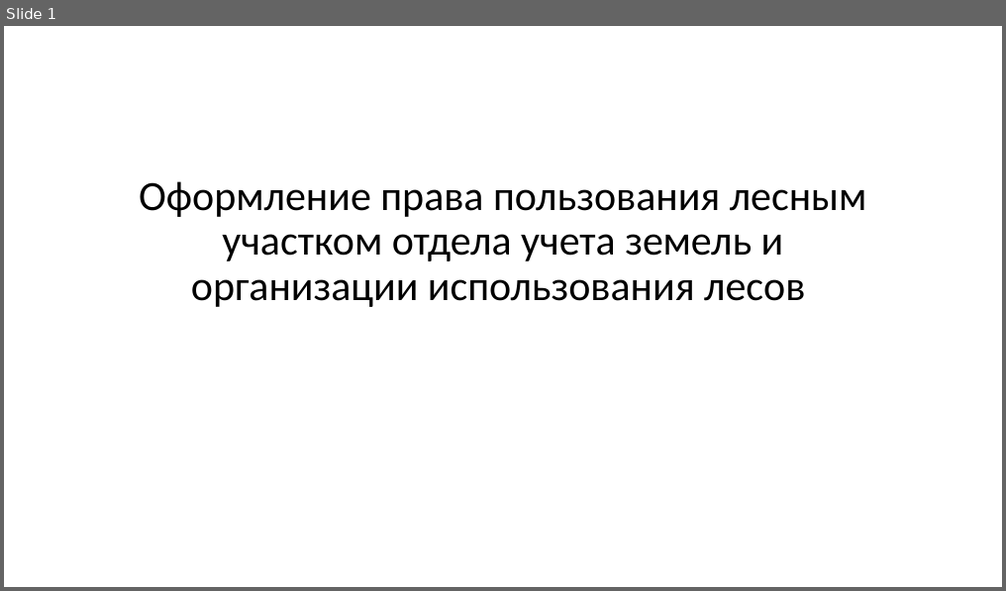
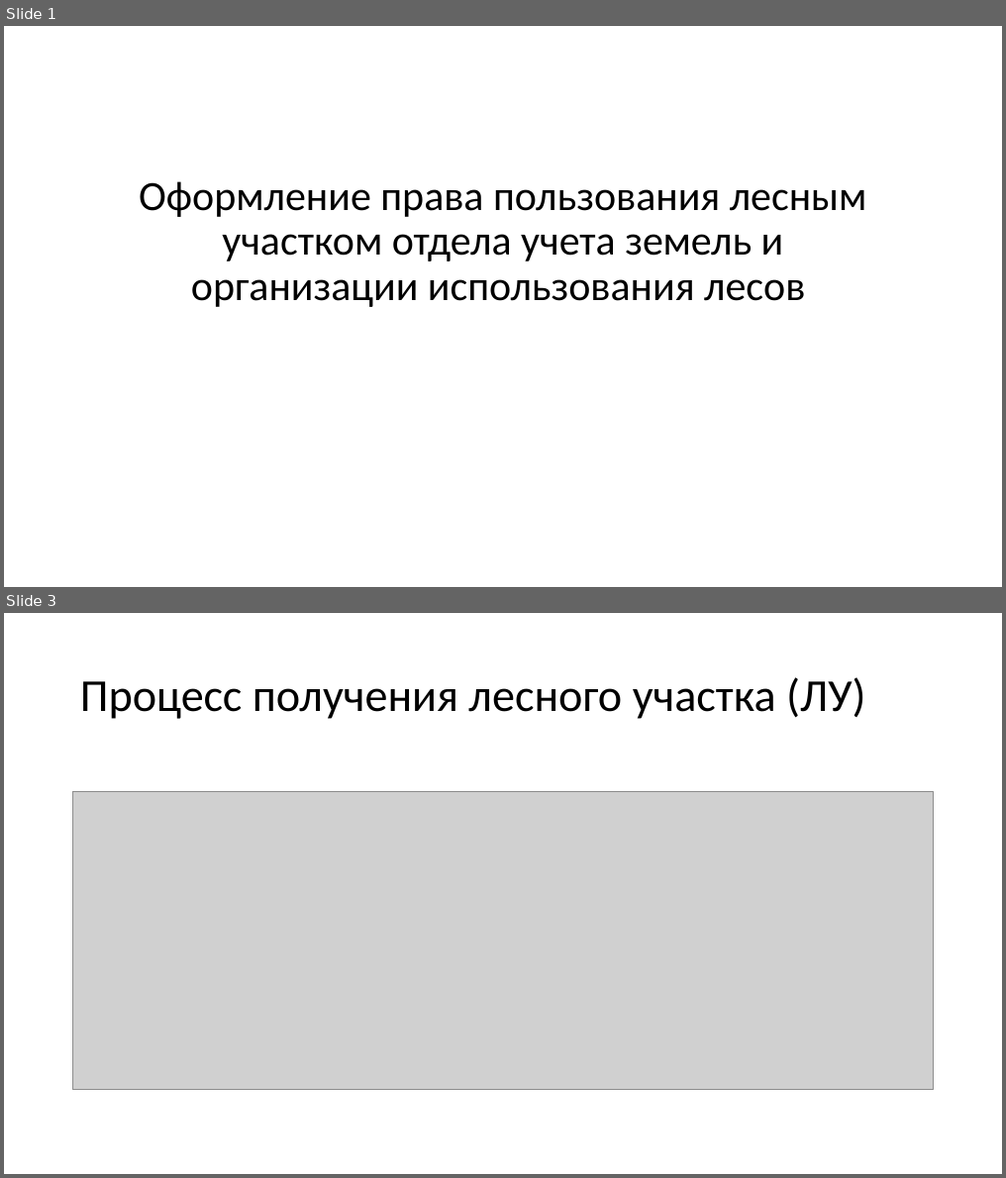
Before and after one commit to mcdodik20008/docs, a slide deck: Prezentatsia.pptx. Shown one above the other, each under a label of ours: slide 1 before the commit, slides 1 and 3 after it; the slides between them are not shown. The pictures are 1006x591 and 1006x1178 pixels, drawn with LibreOffice and Linux fonts; fonts in the diff are those of the drawing; grey boxes stand for pictures. Boxes give left, top, right and bottom in pixels: in the first picture for what was removed or moved away, otherwise in the second. Text is boxed around its words. In the diff, an @@ line names an element or a change of style, - is before the commit and + after.

```diff
--- a/Prezentatsia.pptx
+++ b/Prezentatsia.pptx
@@ slide 3 added at [4,613,1002,1174], background #FFFFFF @@
@@ title added at [80,677,866,719], 44 pt, text #000000 @@
+Процесс получения лесного участка (ЛУ)
@@ picture added at [73,791,934,1090] @@
```
Also in this commit, not shown: 5 other slides changed, 1 other slide added, 1 other file.
